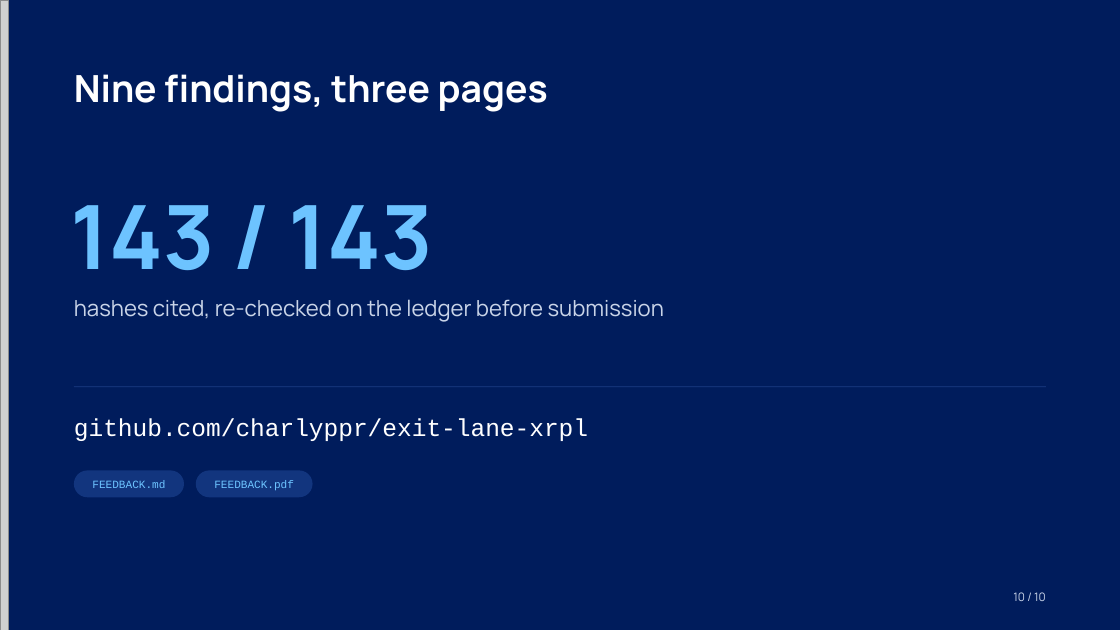
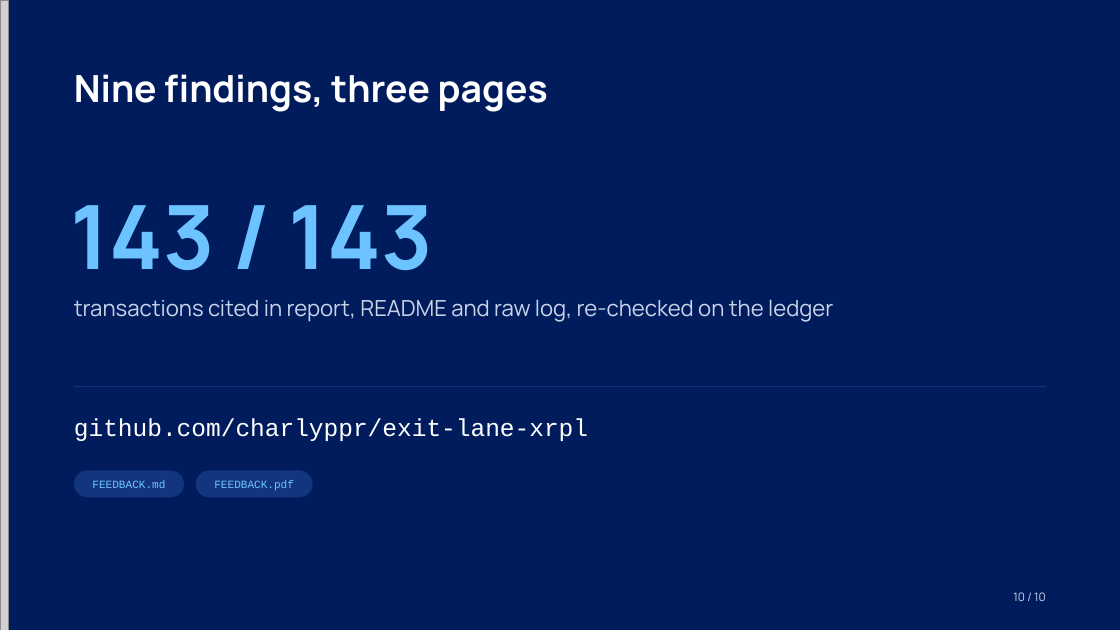
Before and after one commit to charlyppr/exit-lane-xrpl, a slide deck: slide 10 of deck/exit-lane.pptx. Drawn at 1120x630 pixels with LibreOffice and Linux fonts; fonts in the diff are those of the drawing; grey boxes stand for pictures. Boxes give left, top, right and bottom in pixels: in the first picture for what was removed or moved away, otherwise in the second. Text is boxed around its words. In the diff, an @@ line names an element or a change of style, - is before the commit and + after.

```diff
--- a/deck/exit-lane.pptx
+++ b/deck/exit-lane.pptx
@@ text at (x1=74, y1=299, x2=833, y2=322): text changed @@
-hashes cited, re-checked on the ledger before submission
+transactions cited in report, README and raw log, re-checked on the ledger
```
Also in this commit, not shown: 7 other files.
